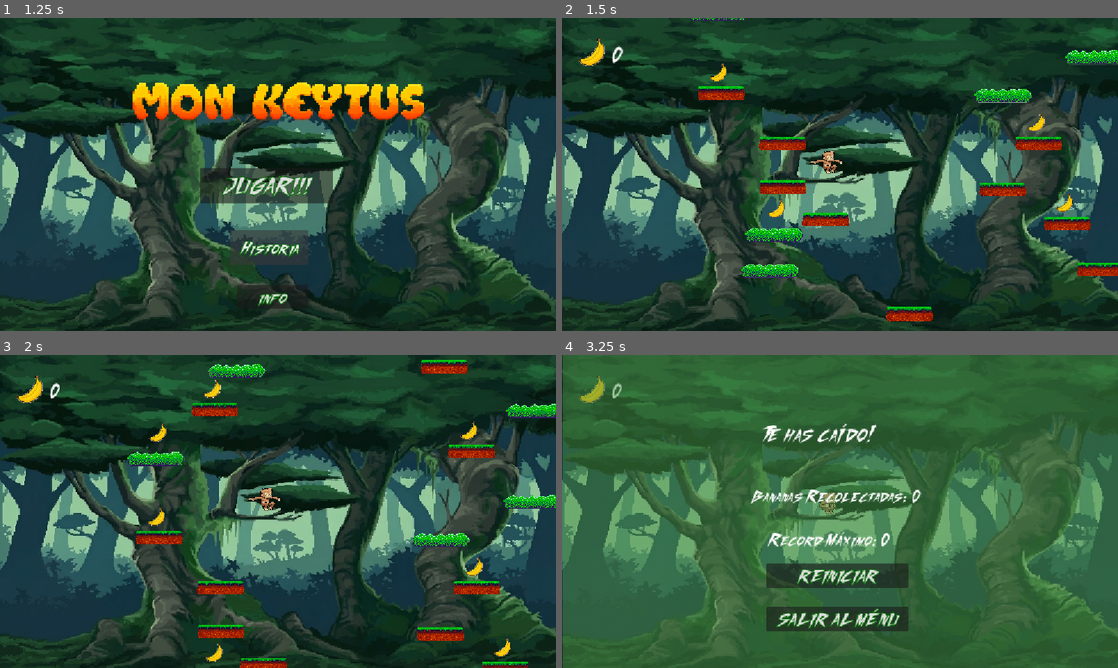
Above: before the commit, frames 1-4 (two rows, left to right).
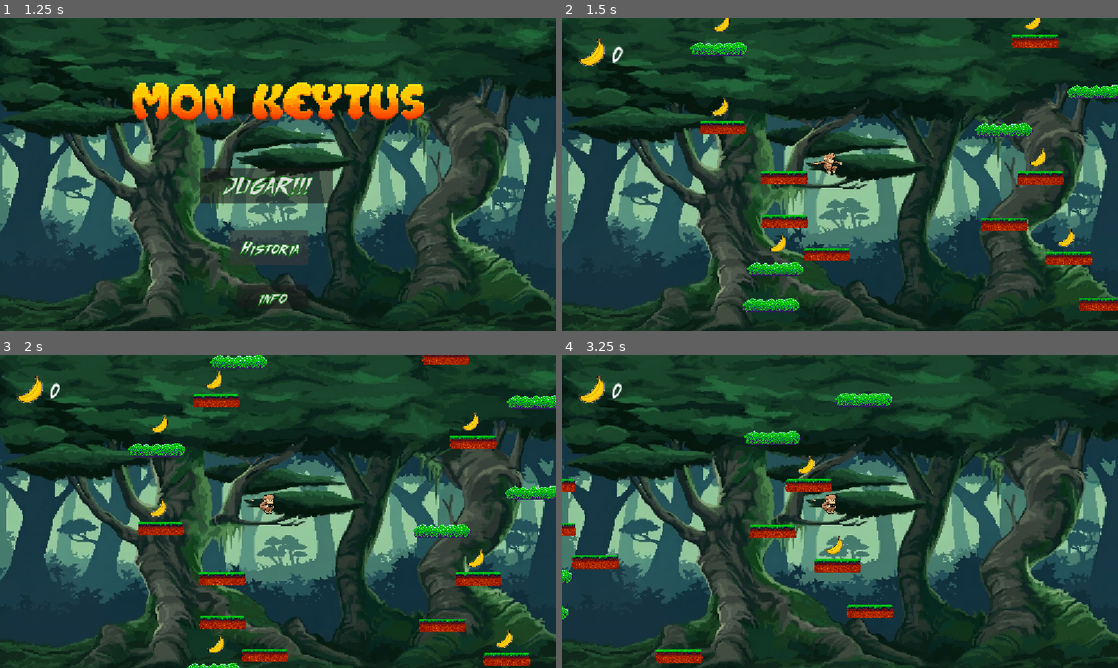
Above: after the commit, the same moments.

Repository: Giooo-m/MonKeytus
Game: Godot game, scene res://menu_inicio.tscn
Same seed, same stepped clock (60 frames per second), same inputs: the game is played once before the commit and once after it. Video files are missing from this copy of the repository; at most half a second of black plays in their place.
Inputs:
- Up to frame 1 (1.25 s): click "Historia" at 0.5 s
- Up to frame 2 (1.5 s): click "JUGAR!!!" at 1.25 s
- Up to frame 3 (2 s): no input
- Up to frame 4 (3.25 s): hold Right (ui_right) from 2.03 s (still down)

Frame 1 is identical in both runs. In frame 2, 34% of the frame differs, in the area x 0-100%, y 0-100%; in frame 3, 34%; in frame 4, 89%.

Commit message:
Videos para la cinematica

Diff:
--- /dev/null
+++ b/Fuentes/Mono_susto.tres
@@ -0,0 +1,72 @@
+[gd_resource type="SpriteFrames" format=3 uid="uid://dqmb0xu5qwvf0"]
+
+[ext_resource type="Texture2D" uid="uid://dm3yissjw435p" path="res://mono susto.png" id="1_c2alq"]
+
+[sub_resource type="AtlasTexture" id="AtlasTexture_5v0rg"]
+atlas = ExtResource("1_c2alq")
+region = Rect2(0, 0, 380, 512)
+
+[sub_resource type="AtlasTexture" id="AtlasTexture_fcbq7"]
+atlas = ExtResource("1_c2alq")
+region = Rect2(380, 0, 380, 512)
+
+[sub_resource type="AtlasTexture" id="AtlasTexture_c2ch6"]
+atlas = ExtResource("1_c2alq")
+region = Rect2(760, 0, 380, 512)
+
+[sub_resource type="AtlasTexture" id="AtlasTexture_fc5e1"]
+atlas = ExtResource("1_c2alq")
+region = Rect2(1140, 0, 380, 512)
+
+[sub_resource type="AtlasTexture" id="AtlasTexture_1wlo0"]
+atlas = ExtResource("1_c2alq")
+region = Rect2(0, 512, 380, 512)
+
+[sub_resource type="AtlasTexture" id="AtlasTexture_2n1lc"]
+atlas = ExtResource("1_c2alq")
+region = Rect2(380, 512, 380, 512)
+
+[sub_resource type="AtlasTexture" id="AtlasTexture_lh21j"]
+atlas = ExtResource("1_c2alq")
+region = Rect2(760, 512, 380, 512)
+
+[sub_resource type="AtlasTexture" id="AtlasTexture_fysgk"]
+atlas = ExtResource("1_c2alq")
+region = Rect2(1140, 512, 380, 512)
+
+[resource]
+animations = [{
+"frames": [],
+"loop": true,
+"name": &"new_animation_1",
+"speed": 5.0
+}, {
+"frames": [{
+"duration": 1.0,
+"texture": SubResource("AtlasTexture_5v0rg")
+}, {
+"duration": 1.0,
+"texture": SubResource("AtlasTexture_fcbq7")
+}, {
+"duration": 1.0,
+"texture": SubResource("AtlasTexture_c2ch6")
+}, {
+"duration": 1.0,
+"texture": SubResource("AtlasTexture_fc5e1")
+}, {
+"duration": 1.0,
+"texture": SubResource("AtlasTexture_1wlo0")
+}, {
+"duration": 1.0,
+"texture": SubResource("AtlasTexture_2n1lc")
+}, {
+"duration": 1.0,
+"texture": SubResource("AtlasTexture_lh21j")
+}, {
+"duration": 1.0,
+"texture": SubResource("AtlasTexture_fysgk")
+}],
+"loop": false,
+"name": &"susto",
+"speed": 5.0
+}]
--- /dev/null
+++ b/Rayo.tscn
@@ -0,0 +1,21 @@
+[gd_scene format=3 uid="uid://mquf0u06rfri"]
+
+[ext_resource type="Shader" uid="uid://cfuitddvbaeu6" path="res://mundo.gdshader" id="1_2d0rg"]
+[ext_resource type="Script" uid="uid://bvsrqfd3em6jv" path="res://color_rect.gd" id="2_42e7m"]
+
+[sub_resource type="ShaderMaterial" id="ShaderMaterial_0crsg"]
+shader = ExtResource("1_2d0rg")
+shader_parameter/lightning_color = Color(1, 1, 1, 1)
+shader_parameter/size = 0.5
+shader_parameter/width = 0.3
+shader_parameter/speed = 2.0
+shader_parameter/cycle = 10.0
+shader_parameter/ratio = 1.0
+shader_parameter/time_shift = 0.0
+
+[node name="ColorRect" type="ColorRect" unique_id=167101145]
+material = SubResource("ShaderMaterial_0crsg")
+offset_right = 40.0
+offset_bottom = 40.0
+color = Color(0.69803923, 0.5803922, 0, 1)
+script = ExtResource("2_42e7m")
--- /dev/null
+++ b/animation_player.gd
@@ -0,0 +1,11 @@
+extends AnimationPlayer
+
+
+# Called when the node enters the scene tree for the first time.
+func _ready() -> void:
+	pass # Replace with function body.
+
+
+# Called every frame. 'delta' is the elapsed time since the previous frame.
+func _process(delta: float) -> void:
+	pass
--- a/cinematica.gd
+++ b/cinematica.gd
@@ -1,15 +1,10 @@
 extends Control
 
-# Se ejecuta al entrar a la escena
 func _ready():
-	# Si no activaste 'Autoplay' en el Inspector, quita el '#' de la línea de abajo:
-	# $VideoStreamPlayer.play()
 	pass
 
-# CONECTAR AQUÍ: Señal 'pressed()' del botón "Omitir"
 func _on_btn_omitir_pressed():
 	get_tree().change_scene_to_file("res://menu_inicio.tscn")
 
-# CONECTAR AQUÍ: Señal 'finished()' del VideoStreamPlayer
 func _on_video_stream_player_finished():
 	get_tree().change_scene_to_file("res://menu_inicio.tscn")
--- /dev/null
+++ b/color_rect.gd
@@ -0,0 +1,23 @@
+extends ColorRect
+
+var velocidad = 1200
+var tiempo = 0.0
+
+func _ready():
+	# Si el shader no tiene el parámetro "time_shift", esta línea fallará.
+	# Si falla, bórrala o asegúrate de que el shader lo tenga.
+	if material:
+		material.set("shader_parameter/time_shift", randf() * 10.0)
+
+func _process(delta):
+	tiempo += delta
+
+	# Movimiento hacia abajo
+	global_position.y += velocidad * delta
+
+	# Desvanecimiento y auto-destrucción
+	if tiempo > 4.0:
+		modulate.a = 1.0 - (tiempo - 4.0)
+
+	if tiempo > 5.0:
+		queue_free()
--- a/generador.gd
+++ b/generador.gd
@@ -12,7 +12,6 @@
 var distancia_fija = 90.0
 
 @onready var jugador = get_parent().get_node_or_null("Jugador")
-
 func _ready():
 	var timer_cocos = get_node_or_null("TimerCocos")
 	if timer_cocos:
--- a/jugador.gd
+++ b/jugador.gd
@@ -22,7 +22,8 @@
 	if sprite:
 		sprite.frame = 7
 func _physics_process(delta):
-	if not vivo: return
+	if not vivo:
+		return
 
 	# 1. Gravedad y Movimiento
 	velocity.y += gravedad * delta
@@ -54,7 +55,7 @@
 	elif velocity.x < 0: sprite.flip_h = true
 
 	# 3. LÓGICA DE SALTO Y RECOLECCIÓN (Tu lógica original intacta)
-	if velocity.y > 0:
+	if velocity.y > 0 :
 		var colision = move_and_collide(Vector2(0, 18), true)
 		if colision:
 			var objeto = colision.get_collider()
--- /dev/null
+++ b/mundo.gd
@@ -0,0 +1,26 @@
+extends Node2D
+
+var final_activado = false
+
+@onready var jugador = $Jugador
+@onready var video = $VideoStreamPlayer
+
+func _process(delta):
+	if not final_activado and jugador.puntos >= 240:
+		final_activado = true
+		iniciar_transicion()
+
+
+func iniciar_transicion():
+	print("VIDEO ACTIVADO")
+
+	video.visible = true
+	video.play()
+
+	# Congela el juego
+	get_tree().paused = true
+
+func _on_video_stream_player_finished() -> void:
+	get_tree().paused = true
+	await get_tree().process_frame
+	get_tree().change_scene_to_file("res://Mundo2.tscn")
--- /dev/null
+++ b/mundo.gdshader
@@ -0,0 +1,31 @@
+shader_type canvas_item;
+
+uniform vec4 lightning_color : source_color = vec4(1.0, 1.0, 1.0, 1.0);
+
+uniform float size : hint_range(0.,1.) = 0.5;
+uniform float width : hint_range(0.,1.) = 0.1;
+uniform float speed = 2.0;
+uniform float cycle = 12.0;
+uniform float ratio = 1.0;
+uniform float time_shift = 0.0;
+
+float rand(float x){
+	return fract(sin(x)*100000.0);
+}
+
+void fragment(){
+	float bolt = abs(mod(UV.y * cycle + (rand(TIME) + time_shift) * speed * -1., 0.5)-0.25)-0.125;
+	bolt *= 4. * width;
+
+	bolt *= (0.5 - abs(UV.y - 0.5)) * 2.;
+
+	// 🔥 dispersión lateral
+	float offset = (rand(floor(UV.y * cycle) + TIME + time_shift) - 0.5) * 0.3;
+
+	float wave = abs(UV.x - 0.5 + bolt + offset);
+	wave = 1. - step(size * .5, wave);
+
+	vec4 display = lightning_color * vec4(wave);
+
+	COLOR = display;
+}
--- a/mundo.tscn
+++ b/mundo.tscn
@@ -1,5 +1,6 @@
 [gd_scene format=3 uid="uid://dbgcptg8kubgx"]
 
+[ext_resource type="Script" uid="uid://dvlweokdkjh0p" path="res://mundo.gd" id="1_0oi55"]
 [ext_resource type="PackedScene" uid="uid://cyas3hobplj23" path="res://jugador.tscn" id="1_lgngo"]
 [ext_resource type="Script" uid="uid://by2r321ocp3up" path="res://generador.gd" id="2_fw4w5"]
 [ext_resource type="Texture2D" uid="uid://cp56t7yvwy440" path="res://Fondo.png" id="3_fw4w5"]
@@ -9,24 +10,26 @@
 [ext_resource type="PackedScene" uid="uid://h8hig0cpugfv" path="res://menu_pausa.tscn" id="6_5ckkb"]
 [ext_resource type="Texture2D" uid="uid://5ldj62fetpvd" path="res://Escudo.png" id="6_pfhxm"]
 [ext_resource type="AudioStream" uid="uid://hqdxcr2by0r6" path="res://Sonidos/Musica Fondo.ogg" id="8_t8jxu"]
+[ext_resource type="VideoStream" uid="uid://xbe8qxndwvvm" path="res://selva.ogv" id="11_0oi55"]
 
 [node name="Node2D" type="Node2D" unique_id=1966020425]
+script = ExtResource("1_0oi55")
 
 [node name="Jugador" parent="." unique_id=1270469458 instance=ExtResource("1_lgngo")]
-position = Vector2(458, 328)
+position = Vector2(470.00003, 360)
+scale = Vector2(0.9, 0.9)
+up_direction = Vector2(0.7071068, -0.7071068)
 
 [node name="Generador" type="Node2D" parent="." unique_id=517749680]
 script = ExtResource("2_fw4w5")
 
 [node name="Timer" type="Timer" parent="Generador" unique_id=819285025]
-wait_time = 3.0
-autostart = true
 
 [node name="CanvasLayer" type="CanvasLayer" parent="." unique_id=1466903983]
 layer = -1
 
 [node name="Fondo" type="Sprite2D" parent="CanvasLayer" unique_id=19660808]
-position = Vector2(583, 328.49997)
+position = Vector2(590, 340)
 scale = Vector2(1.0334189, 0.82812494)
 texture = ExtResource("3_fw4w5")
 
@@ -78,4 +81,15 @@
 autoplay = true
 max_distance = 99999.0
 
+[node name="VideoStreamPlayer" type="VideoStreamPlayer" parent="." unique_id=1239487169]
+process_mode = 2
+z_index = 100
+anchors_preset = 15
+anchor_right = 1.0
+anchor_bottom = 1.0
+grow_horizontal = 2
+grow_vertical = 2
+stream = ExtResource("11_0oi55")
+
 [connection signal="timeout" from="Generador/Timer" to="Generador" method="_on_timer_timeout"]
+[connection signal="finished" from="VideoStreamPlayer" to="." method="_on_video_stream_player_finished"]
Not shown, added: Sonidos/selva.ogv.uid
Not shown, added: animation_player.gd.uid
Not shown, added: cambio.ogv.uid
Not shown, added: color_rect.gd.uid
Binary file added: mono susto.png
Not shown, added: mono susto.png.import
Not shown, added: mundo.gd.uid
Not shown, added: mundo.gdshader.uid
Not shown, added: selva.ogv.uid
Not shown, added: Sonidos/selva.ogv
Not shown, added: cambio.ogv
Not shown, added: selva.ogv
